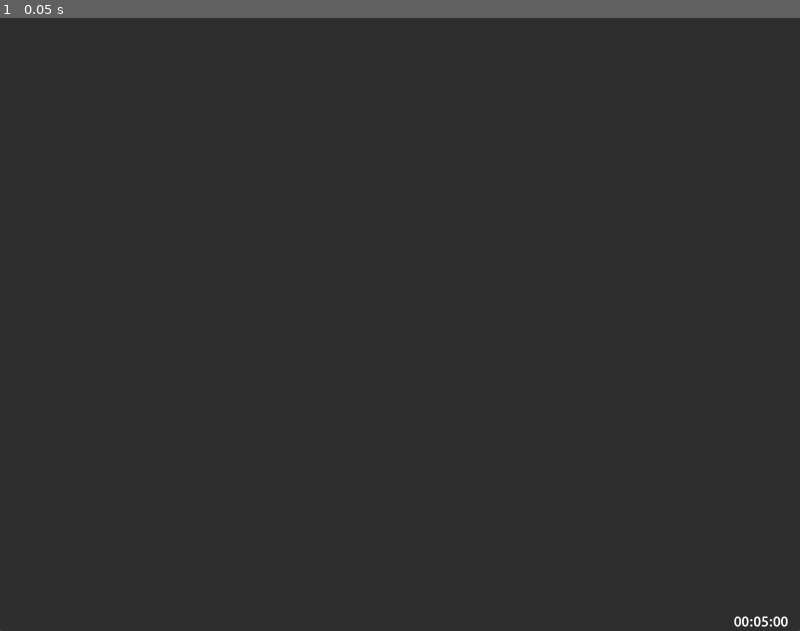
Above: before the commit, frame 1.
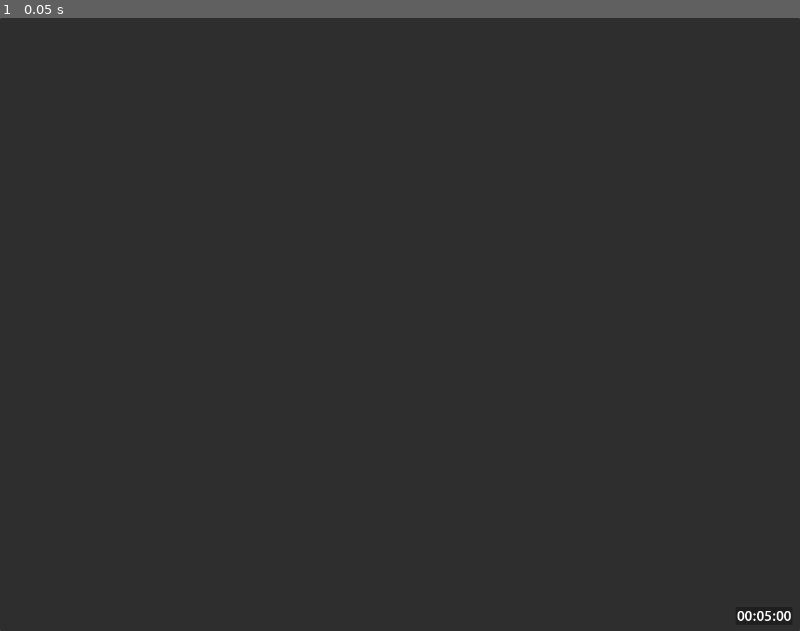
Above: after the commit, the same moment.

Repository: davidbragg/timedsketches
Game: Godot game, scene res://sketch/sketch.tscn
The game is run twice, just before and just after one commit, with the same random seed, the same clock (stepped at 60 frames per second) and the same inputs. This scene is started directly instead of the project's main scene.
Inputs:
- Up to frame 1 (0.05 s): no input

The runs differ from the first frame. In frame 1, 0.1% of the frame differs, in the area x 91-99%, y 96-100%.
Error in both runs: Out of bounds get index '0' (on base: 'Array[String]') (res://sketch/sketch.gd:50)

Commit message:
fix save on new preset - add bg for timer

Diff:
--- a/data_manager.gd
+++ b/data_manager.gd
@@ -27,7 +27,6 @@
 	source_directory = "no directory selected"
 	timer_length = 300
 	preset_index = -1
-
 
 func load_file_paths() -> void:
 	DataManager.files = []
@@ -83,6 +82,7 @@
 	}
 	presets.append(preset_dict)
 	preset_index = presets.size() - 1
+	save_presets()
 
 func save_presets() -> void:
 	var file = FileAccess.open(preset_file, FileAccess.WRITE)
--- a/sketch/sketch.gd
+++ b/sketch/sketch.gd
@@ -12,9 +12,9 @@
 	if DataManager.run_timer:
 		timer.wait_time = DataManager.timer_length
 		timer.start()
-		$"../TimerText".visible = true
+		%TimerText.visible = true
 	else:
-		$"../TimerText".visible = false
+		%TimerText.visible = false
 
 func _process(_delta: float) -> void:
 	if DataManager.run_timer and timer.is_stopped() == false:
@@ -27,7 +27,7 @@
 		r_time -= minutes * 60
 		var seconds = r_time
 		var formatted_time = "%02d" % [hours] + ":" + "%02d" % [minutes] + ":" + "%02d" % [seconds]
-		$"../TimerText".text = formatted_time
+		%TimerText.text = formatted_time
 		# play 10 second warning sound
 		if !warning_triggered && seconds == 10:
 			$'../WarningTone'.play()
@@ -71,6 +71,6 @@
 func _on_timer_timeout() -> void:
 	if index == DataManager.files.size() - 1:
 		timer.stop()
-		$"../TimerText".text = "END"
+		%TimerText.text = "END"
 	else:
 		next_image()
--- a/sketch/sketch.tscn
+++ b/sketch/sketch.tscn
@@ -28,13 +28,26 @@
 [node name="Timer" type="Timer" parent="."]
 wait_time = 2.0
 
-[node name="TimerText" type="RichTextLabel" parent="."]
-visible = false
+[node name="WarningTone" type="AudioStreamPlayer2D" parent="."]
+position = Vector2(881, 476)
+stream = ExtResource("3_75bl7")
+volume_db = 24.0
+
+[node name="ColorRect" type="ColorRect" parent="."]
 layout_mode = 0
-offset_left = 1163.0
-offset_top = 944.0
-offset_right = 1253.0
-offset_bottom = 969.0
+offset_left = 1166.0
+offset_top = 934.0
+offset_right = 1256.0
+offset_bottom = 962.0
+color = Color(0, 0, 0, 0.313726)
+
+[node name="TimerText" type="RichTextLabel" parent="ColorRect"]
+unique_name_in_owner = true
+layout_mode = 0
+offset_left = 2.0
+offset_top = 1.0
+offset_right = 92.0
+offset_bottom = 26.0
 theme_override_fonts/normal_font = ExtResource("3_qrb0m")
 theme_override_fonts/mono_font = ExtResource("3_qrb0m")
 theme_override_fonts/italics_font = ExtResource("3_qrb0m")
@@ -46,9 +59,4 @@
 scroll_active = false
 autowrap_mode = 0
 
-[node name="WarningTone" type="AudioStreamPlayer2D" parent="."]
-position = Vector2(881, 476)
-stream = ExtResource("3_75bl7")
-volume_db = 24.0
-
 [connection signal="timeout" from="Timer" to="ImageTextureRect" method="_on_timer_timeout"]
